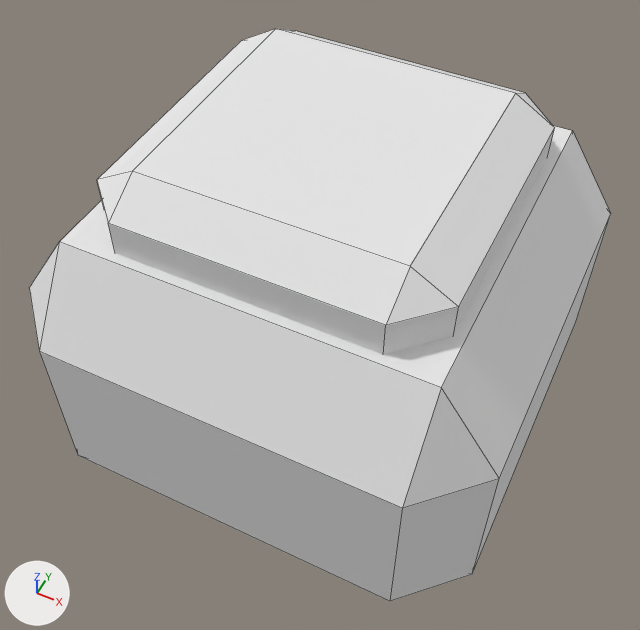
One commit to the OBJ model src/main/resources/assets/cim/models/block/smelter.obj: the scene before it, then after it.
Both versions are drawn from a 50 mm lens placed at (1.75, -3.67, 5.01), pointed at (0.06, -0.27, 0.76). The lights are fixed; the arrows at lower left show +X, +Y and +Z. The older version comes first. Mesh edges are drawn as thin lines. Where no turn or scale is listed for an object, it has been applied to the vertices.

Objects in the first picture: '1', '2'.
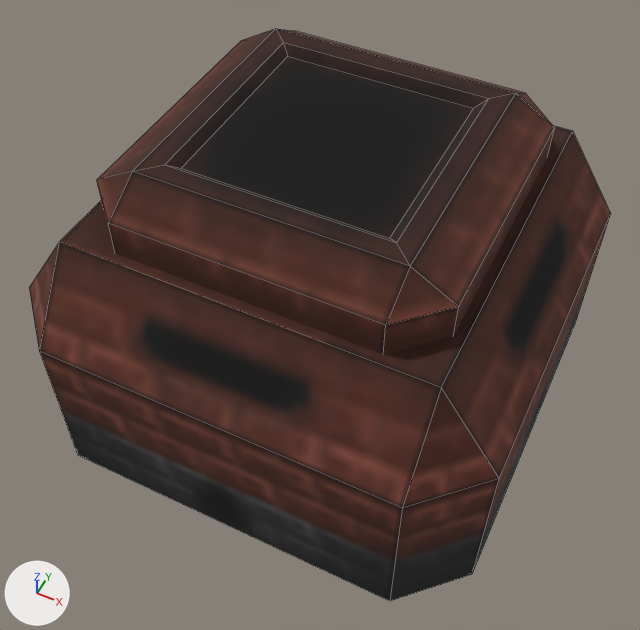
Scene script edits in JSON lines:
```json
{"op": "add", "block": "img_smelter", "code": ["img_smelter = load_image('smelter', '../../textures/block/smelter.png', 256, 256, 'sRGB')"]}
{"op": "add", "block": "mat_m_84609a9b_11c1_f89a_ea14_c9fd4b1cd579", "code": ["mat_m_84609a9b_11c1_f89a_ea14_c9fd4b1cd579 = principled_material('m_84609a9b-11c1-f89a-ea14-c9fd4b1cd579')", "mat_m_84609a9b_11c1_f89a_ea14_c9fd4b1cd579.texture = img_smelter", "mat_m_84609a9b_11c1_f89a_ea14_c9fd4b1cd579.roughness = 1.0"]}
{"block": "me_1", "where": "# used by ob_1; location = (0.0, 0.0, 0.0)"}
{"op": "remove", "block": "me_1", "code": "me_1.from_pydata(...)  # 24 vertices, 26 faces; spans x -1.06..1.06, y -1.06..1.06, z 1.37..2.0"}
{"op": "add", "block": "me_1", "code": "me_1.from_pydata(...)  # 28 vertices, 25 faces; spans x -1.06..1.06, y -1.06..1.06, z 1.53..2.0"}
{"block": "me_1", "change": "me_1 part 1"}
{"block": "me_1", "change": "4 vertices are removed from x -0.8..0.8, y -0.8..0.8, z 1.37..1.38"}
{"block": "me_1", "change": "10 faces are deleted"}
{"block": "me_1", "change": "8 vertices are added at x -0.67..0.67, y -0.67..0.67, z 1.95..2.0"}
{"block": "me_1", "change": "9 new faces join them"}
{"block": "me_1", "change": "me_1 part 2: 16 faces spanning x -1.06..1.06, y -1.06..1.06, z 1.53..2.0 switch from mat_m_9e402754_afe8_f8df_0ba5_8986d37c471e (white #e7e7e7) to mat_m_84609a9b_11c1_f89a_ea14_c9fd4b1cd579 (picture img_smelter)"}
{"block": "me_2", "where": "me_2.from_pydata(...)  # 20 vertices, 22 faces; spans x -1.5..1.5, y -1.5..1.5, z 0.0..1.63"}
{"block": "me_2", "where": "# used by ob_2; location = (0.0, 0.0, 0.0)"}
{"block": "me_2", "change": "me_2 part 3: 22 faces spanning x -1.5..1.5, y -1.5..1.5, z 0.0..1.63 switch from mat_m_9e402754_afe8_f8df_0ba5_8986d37c471e (white #e7e7e7) to mat_m_84609a9b_11c1_f89a_ea14_c9fd4b1cd579 (picture img_smelter)"}
```

Location of each change, [x1, y1, x2, y2] in pixels of the pictures (640 x 630 px; the box of a moved part takes in the faces that stretch with it):
```json
{"part": 1, "of": "me_1", "change": "moved or reshaped", "before": [133, 29, 516, 266], "after": [133, 29, 516, 266]}
{"part": 2, "of": "me_1", "change": "recoloured", "before": [97, 29, 554, 355], "after": [97, 29, 554, 355], "on screen": "white to brown"}
{"part": 3, "of": "me_2", "change": "recoloured", "before": [29, 126, 611, 601], "after": [29, 126, 611, 601], "on screen": "white to brown"}
```
